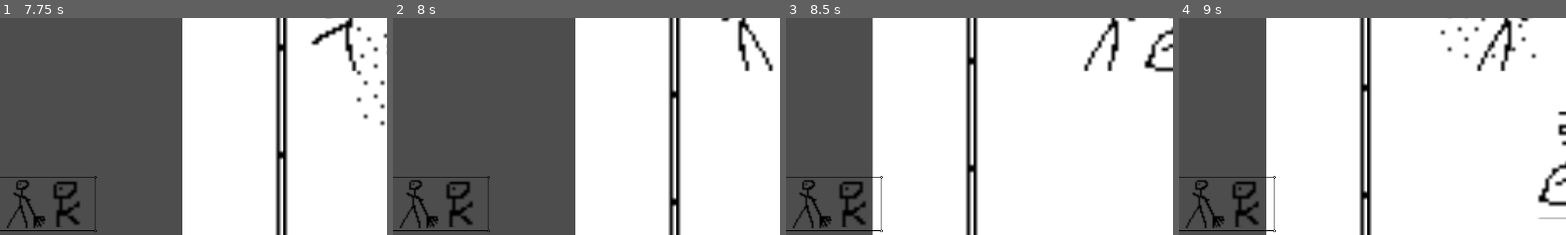
Above: before the commit, frames 1-4 (left to right).
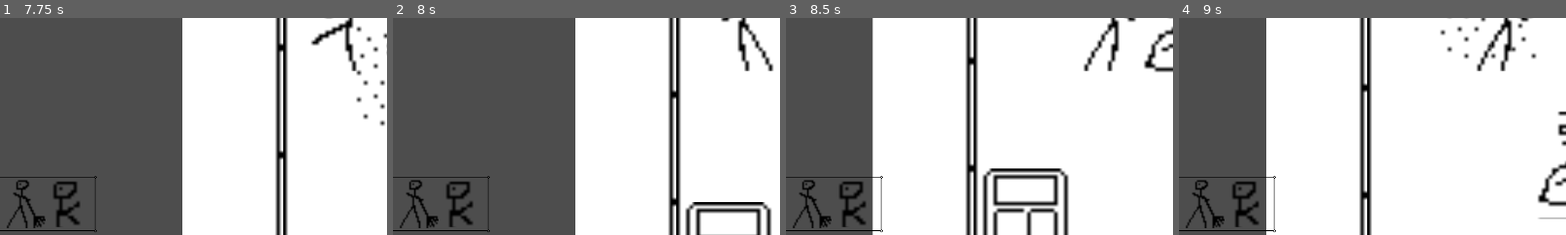
Above: after the commit, the same moments.

Repository: grafgustav/godot-stick-figure-cleaning
Game: Godot game, scene res://game.tscn
The game is run twice, just before and just after one commit, with the same random seed, the same clock (stepped at 60 frames per second) and the same inputs. The engine's default icon, where the game draws it, is replaced by a stand-in: a white triangle on a blue panel in a dark square.
Inputs (mouse positions are % of the whole screen's width and height, from its top left):
- Up to frame 1 (7.75 s): click (4, 93) at 0.5 s; click (10, 93) at 1.25 s; click (15, 93) at 2 s; tap Enter at 2.75 s; hold D (move_right) 2.78-3.53 s; hold Space (use_tool) 2.78-3.53 s; hold S (move_down) 3.53-4.28 s; tap Space (use_tool) at 3.6, 5.1, 6.6 s; hold D (move_right) 4.28-5.03 s; hold Space (use_tool) 4.28-5.03 s; hold W (move_up) 5.03-5.78 s; hold Space (use_tool) 5.78-6.53 s; hold A (move_left) 5.78-7.28 s; hold S (move_down) from 7.28 s (still down); hold Space (use_tool) from 7.28 s (still down)
- Up to frame 2 (8 s): keep holding S (move_down); keep holding Space (use_tool)
- Up to frame 3 (8.5 s): release S (move_down) at 8.03 s; release Space (use_tool) at 8.03 s; hold D (move_right) from 8.03 s (still down); tap Space (use_tool) at 8.1 s
- Up to frame 4 (9 s): release D (move_right) at 8.78 s; hold W (move_up) from 8.78 s (still down); hold Space (use_tool) from 8.78 s (still down)
The pictures show only the part of the screen within x 6-56%, y 50-100%; the shares and areas given below are measured in that part.

Frame 1 is identical in both runs. In frame 2, 1.8% of the frame differs, in the area x 75-98%, y 84-100%; in frame 3, 3.5%, in the area x 50-74%, y 69-100%; in frame 4, nothing differs.

Commit message:
started with some deposit categories

Diff:
--- /dev/null
+++ b/DepositContainers/plastic_bin.tscn
@@ -0,0 +1,54 @@
+[gd_scene load_steps=8 format=3 uid="uid://c3v38h2s5rsec"]
+
+[ext_resource type="PackedScene" uid="uid://f173ycuxmuu2" path="res://DepositContainers/abstract_deposit_container.tscn" id="1_kuuly"]
+[ext_resource type="Texture2D" uid="uid://d3n34mjkho5qa" path="res://drawings/Deposits.png" id="2_h0je3"]
+
+[sub_resource type="AtlasTexture" id="AtlasTexture_ik2cw"]
+atlas = ExtResource("2_h0je3")
+region = Rect2(0, 0, 32, 32)
+
+[sub_resource type="AtlasTexture" id="AtlasTexture_4j8jr"]
+atlas = ExtResource("2_h0je3")
+region = Rect2(32, 0, 32, 32)
+
+[sub_resource type="SpriteFrames" id="SpriteFrames_trc2a"]
+animations = [{
+"frames": [{
+"duration": 1.0,
+"texture": SubResource("AtlasTexture_ik2cw")
+}],
+"loop": true,
+"name": &"idle",
+"speed": 5.0
+}, {
+"frames": [{
+"duration": 1.0,
+"texture": SubResource("AtlasTexture_4j8jr")
+}],
+"loop": true,
+"name": &"open",
+"speed": 5.0
+}]
+
+[sub_resource type="RectangleShape2D" id="RectangleShape2D_h0je3"]
+size = Vector2(26, 32)
+
+[sub_resource type="CircleShape2D" id="CircleShape2D_ik2cw"]
+radius = 27.0185
+
+[node name="PlasticBin" instance=ExtResource("1_kuuly")]
+deposit_type = 1
+
+[node name="Sprite" parent="." index="0"]
+modulate = Color(0.612047, 0.997133, 0.831554, 1)
+self_modulate = Color(0.518898, 0.995748, 0.85212, 1)
+sprite_frames = SubResource("SpriteFrames_trc2a")
+animation = &"idle"
+
+[node name="ObjectCollision" parent="." index="1"]
+position = Vector2(2, 0)
+shape = SubResource("RectangleShape2D_h0je3")
+
+[node name="Hitbox" parent="HitboxArea" index="0"]
+position = Vector2(3, 0)
+shape = SubResource("CircleShape2D_ik2cw")
--- a/abstract_deposit_container.gd
+++ b/abstract_deposit_container.gd
@@ -1,11 +1,16 @@
 class_name AbstractDepositContainer
 extends CharacterBody2D
+
+@export var deposit_type : GlobalStuff.DepositTypes
 
 var sprite : AnimatedSprite2D
 
 func _ready() -> void:
 	sprite = $Sprite
 	sprite.play("idle")
+
+func get_deposit_type() -> GlobalStuff.DepositTypes:
+	return deposit_type
 
 func _on_hitbox_area_body_entered(body: Node2D) -> void:
 	if body is AbstractSmudge:
--- a/game.tscn
+++ b/game.tscn
@@ -12,6 +12,7 @@
 [ext_resource type="PackedScene" uid="uid://b68wwubekfudv" path="res://Smudges/book.tscn" id="9_mfdv2"]
 [ext_resource type="PackedScene" uid="uid://ctu35fbbiugwo" path="res://Smudges/dust.tscn" id="9_vef74"]
 [ext_resource type="PackedScene" uid="uid://cnaij0mjg5a48" path="res://DepositContainers/general_trashcan.tscn" id="12_iotsf"]
+[ext_resource type="PackedScene" uid="uid://c3v38h2s5rsec" path="res://DepositContainers/plastic_bin.tscn" id="13_lc2xo"]
 
 [sub_resource type="TileSetAtlasSource" id="TileSetAtlasSource_e2o6t"]
 texture = ExtResource("1_80nbo")
@@ -261,6 +262,9 @@
 [node name="GeneralTrashcan3" parent="." instance=ExtResource("12_iotsf")]
 position = Vector2(400, 139)
 
+[node name="PlasticBin" parent="." instance=ExtResource("13_lc2xo")]
+position = Vector2(13, 240)
+
 [connection signal="body_entered" from="Room1Box" to="." method="_on_room_1_box_body_entered"]
 [connection signal="body_entered" from="Room2Box" to="." method="_on_room_2_box_body_entered"]
 [connection signal="body_entered" from="Room3Box" to="." method="_on_room_3_box_body_entered"]
--- a/global_stuff.gd
+++ b/global_stuff.gd
@@ -5,7 +5,8 @@
 enum DepositTypes {
 	GENERAL_TRASH,
 	PLASTIC,
-	BOOKS,BOTTLES
+	BOOKS,
+	BOTTLES
 }
 
 enum SmudgeTypes {
Not shown: 1 places in game.tscn that only renumber resources
